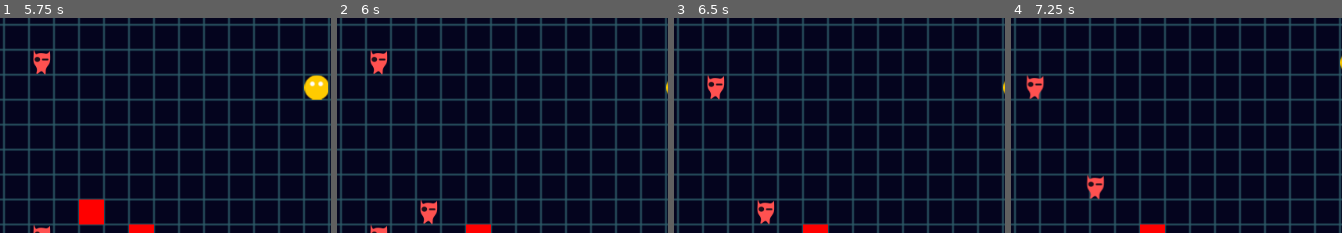
Above: before the commit, frames 1-4 (left to right).
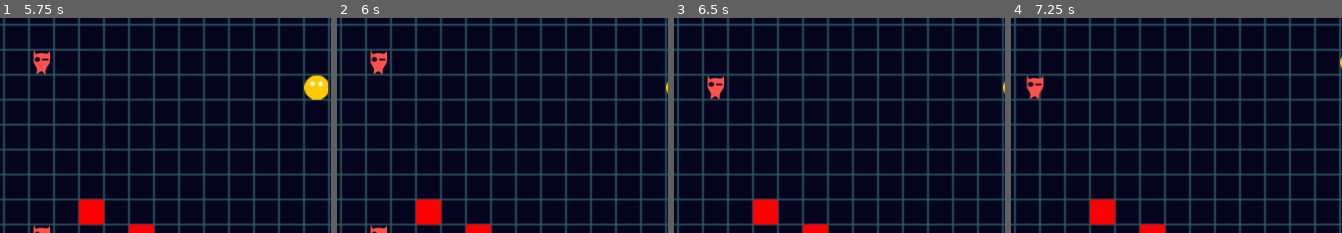
Above: after the commit, the same moments.

Repository: edgex004/RaccoonDelver
Game: Godot game, scene res://Level.tscn
The game is run twice, just before and just after one commit, with the same random seed, the same clock (stepped at 60 frames per second) and the same inputs.
Inputs (mouse positions are % of the whole screen's width and height, from its top left):
- Up to frame 1 (5.75 s): tap Enter (ui_accept) at 0.5, 0.77, 1.52, 2.75, 3.02, 3.5, 3.77, 4.52 s; move the mouse to (77, 49) at 0.52 s; hold Right (player1_right) 0.53-1.28 s; move the mouse to (26, 60) at 1.27 s; hold Down (player1_down) 1.28-2.03 s; move the mouse to (62, 30) at 2.02 s; hold Right (player1_right) 2.03-2.78 s; move the mouse to (44, 76) at 2.77 s; hold Up (player1_up) 2.78-3.53 s; move the mouse to (86, 71) at 3.52 s; hold Left (player1_left) 3.53-5.03 s; move the mouse to (14, 38) at 4.27 s; move the mouse to (56, 54) at 5.02 s; hold Down (player1_down) from 5.03 s (still down)
- Up to frame 2 (6 s): tap Enter (ui_accept) at 5.75 s; move the mouse to (32, 27) at 5.77 s; release Down (player1_down) at 5.78 s; hold Right (player1_right) from 5.78 s (still down)
- Up to frame 3 (6.5 s): keep holding Right (player1_right); tap Enter (ui_accept) at 6.02 s
- Up to frame 4 (7.25 s): tap Enter (ui_accept) at 6.5, 6.77 s; move the mouse to (77, 49) at 6.52 s; release Right (player1_right) at 6.53 s; hold Up (player1_up) from 6.53 s (still down)
The pictures show only the part of the screen within x 15-65%, y 27-77%; the shares and areas given below are measured in that part.

Frame 1 is identical in both runs. In frame 2, 0.9% of the frame differs, in the area x 23-32%, y 84-97%; in frame 3, 0.9%; in frame 4, 1.4%, in the area x 22-32%, y 73-97%.

Commit message:
Removed enemy friendly fire. Updated collision masks for damageable type and sub-types.

Diff:
--- a/Scenes/Damageable/Damageable.gd
+++ b/Scenes/Damageable/Damageable.gd
@@ -5,6 +5,10 @@
 var is_alive = true
 
 var health = 100
+
+const BACKGROUND_COL_MASK = 1 # 2^0
+const PLAYER_COL_MASK = 2 # 2^1
+const ENEMY_COL_MASK = 4 # 2^2
 
 
 # Called when the node enters the scene tree for the first time.
@@ -16,8 +20,15 @@
 #func _process(delta):
 #	pass
 func take_damage(damage, source):
-	health -= damage
-	print("My health = " + str(health))
-	if health <= 0:
-		is_alive = false
-		queue_free()
+	var my_col_mask = get_collision_mask()
+	var source_col_mask = source.get_collision_mask()
+	print("My collision mask: " +  str(my_col_mask))
+	print("Source collision mask: " + str(source_col_mask))
+
+	if not ((my_col_mask == source_col_mask) or (
+		(my_col_mask == BACKGROUND_COL_MASK) and (source_col_mask == ENEMY_COL_MASK))):
+		health -= damage
+		print("My health = " + str(health))
+		if health <= 0:
+			is_alive = false
+			queue_free()
--- a/Scenes/Damageable/Movable/AI/BasicAI.tscn
+++ b/Scenes/Damageable/Movable/AI/BasicAI.tscn
@@ -4,4 +4,5 @@
 [ext_resource path="res://Scenes/Damageable/Movable/AI/BasicAI.gd" type="Script" id=2]
 
 [node name="BasicAI" instance=ExtResource( 1 )]
+collision_mask = 4
 script = ExtResource( 2 )
--- a/Scenes/Damageable/Movable/Movable.gd
+++ b/Scenes/Damageable/Movable/Movable.gd
@@ -41,7 +41,7 @@
 	if results:
 		#line of sight to the bottom part of the target is blocked
 		#result contains blocking object info
-
+		print(results)
 		if results is Array:
 			for collison_result in results:
 			#Getting the unit directly
--- a/Scenes/Damageable/Movable/Player/Player.tscn
+++ b/Scenes/Damageable/Movable/Player/Player.tscn
@@ -5,6 +5,7 @@
 [ext_resource path="res://Scenes/Damageable/Movable/Player/PlayerSkin.svg" type="Texture" id=3]
 
 [node name="Player" instance=ExtResource( 1 )]
+collision_mask = 2
 script = ExtResource( 2 )
 
 [node name="Sprite" parent="." index="1"]
